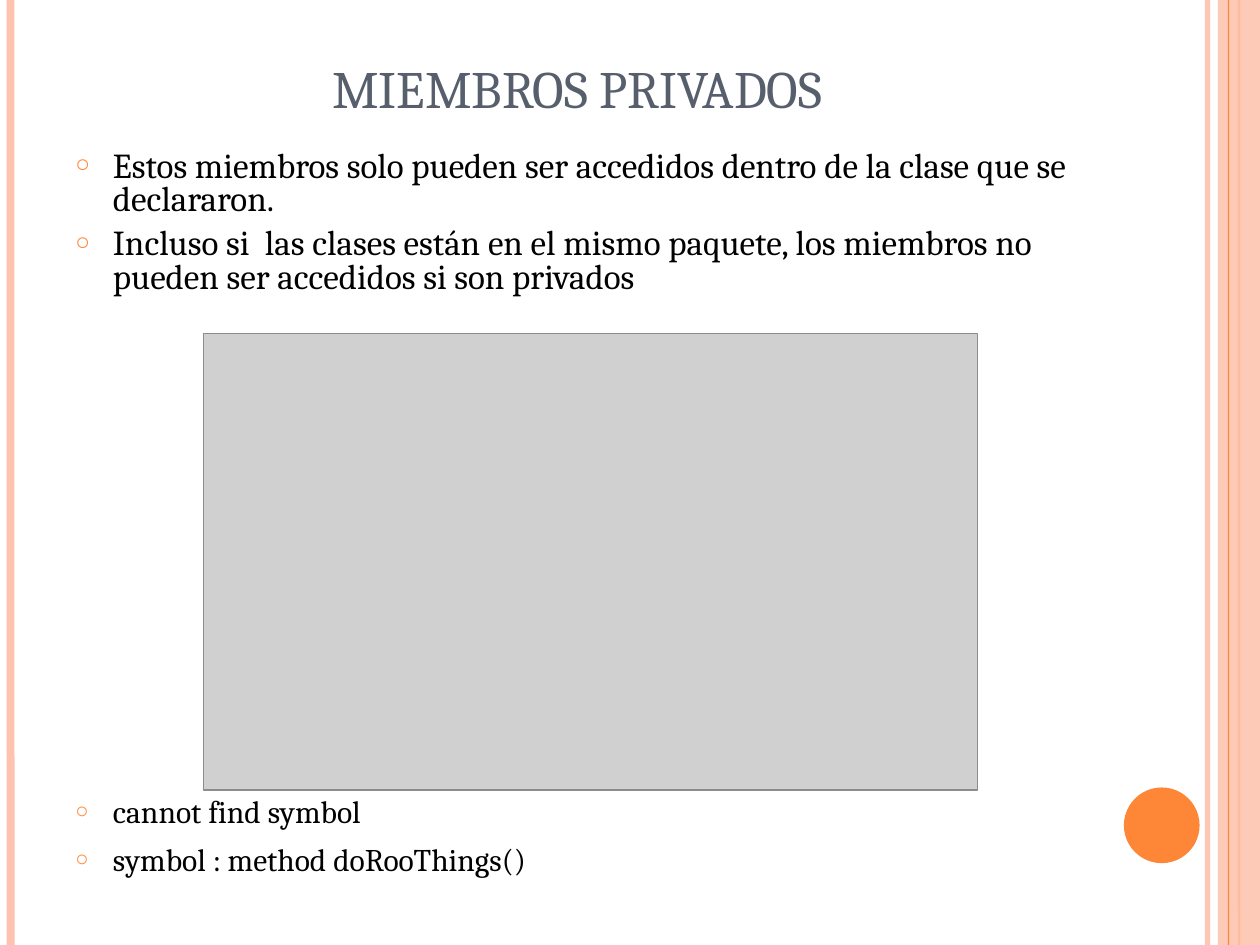
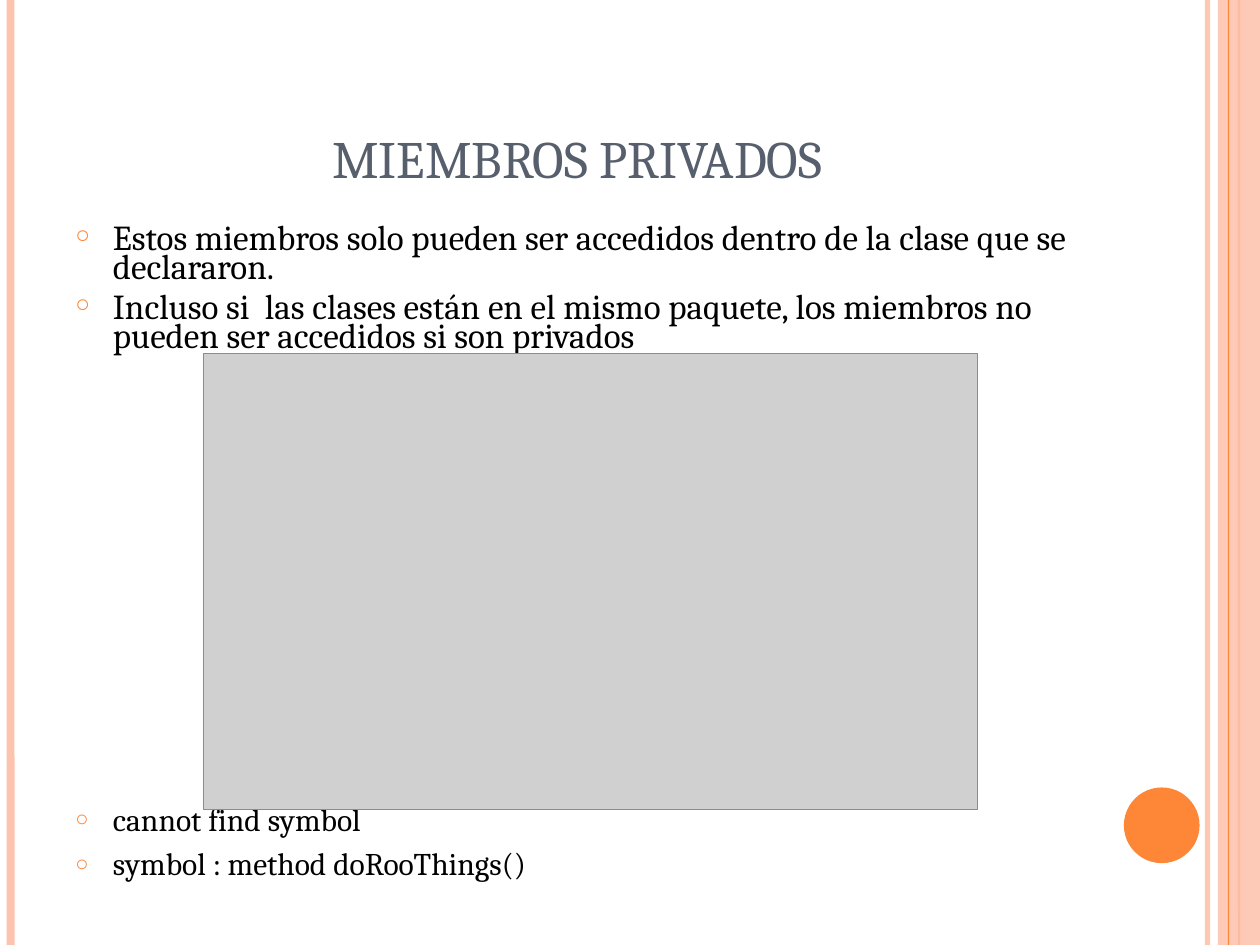
Before and after one commit to alexcaiza/java-clearminds, a slide deck: slide 12 of semanas/Semana1/SCJP-Semana1-Dia2.ppt. Drawn at 1260x945 pixels with LibreOffice and Linux fonts; fonts in the diff are those of the drawing; grey boxes stand for pictures. Boxes give left, top, right and bottom in pixels: in the first picture for what was removed or moved away, otherwise in the second. Text is boxed around its words. In the diff, an @@ line names an element or a change of style, - is before the commit and + after.

```diff
--- a/semanas/Semana1/SCJP-Semana1-Dia2.ppt
+++ b/semanas/Semana1/SCJP-Semana1-Dia2.ppt
@@ title "MIEMBROS PRIVADOS" moved from (x1=332, y1=72, x2=823, y2=109) to (x1=332, y1=142, x2=823, y2=179) @@
@@ text "Estos miembros solo pueden ser ..." moved from (x1=113, y1=153, x2=1066, y2=878) to (x1=113, y1=225, x2=1066, y2=882) @@
@@ text "Estos miembros solo pueden ser ..." at (x1=113, y1=225, x2=1066, y2=882): line spacing 0.8 to 0.7; line spacing 1 to 0.9 @@
@@ picture moved from (x1=203, y1=334, x2=976, y2=790) to (x1=203, y1=354, x2=976, y2=810) @@
```
Also in this commit, not shown: 6 other slides changed, 17 other files.
